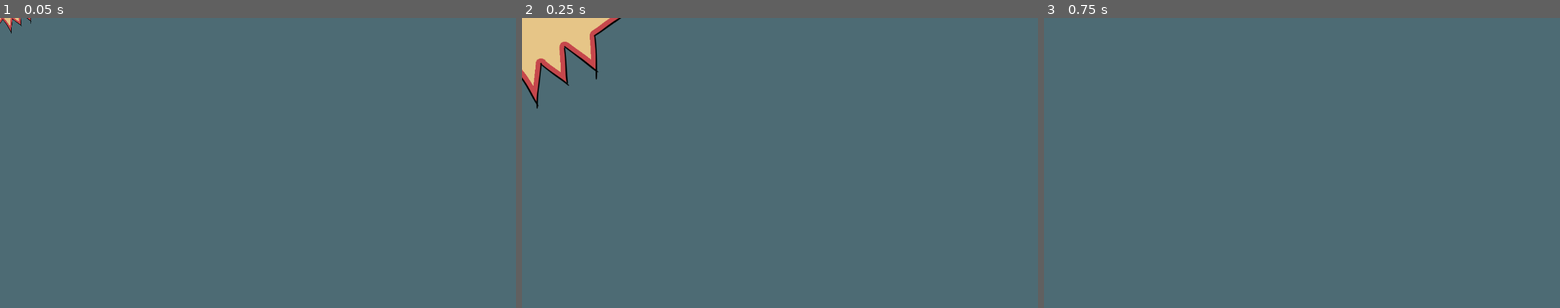
Above: before the commit, frames 1-3 (left to right).
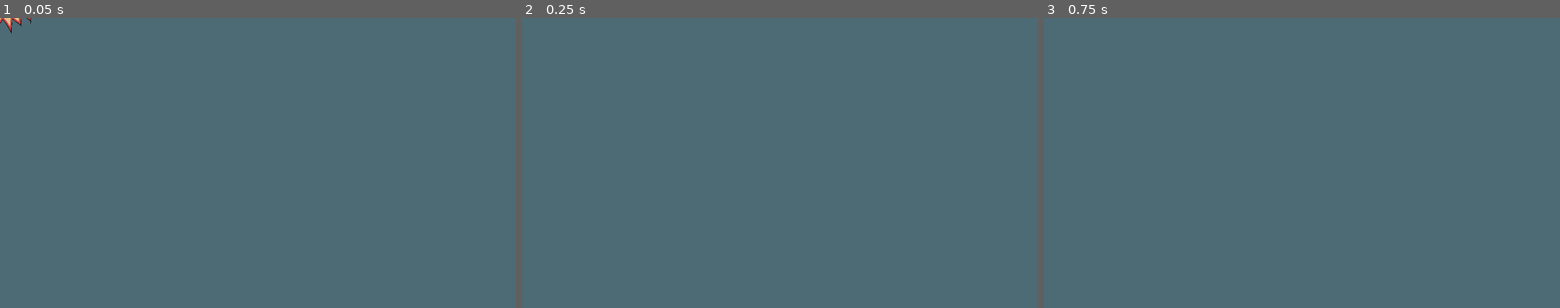
Above: after the commit, the same moments.

Repository: BeatMil/Animurun
Game: Godot game, scene res://Nodes/Hitboxes/explosion_hitbox.tscn
Two runs of this game, one before a commit and one after it. Both use one fixed random seed, a clock stepped at 60 frames per second and the inputs below. This scene is started directly instead of the project's main scene.
Inputs:
- Up to frame 1 (0.05 s): no input
- Up to frame 2 (0.25 s): no input
- Up to frame 3 (0.75 s): hold D (move_right) from 0.53 s (still down); hold J (attack) from 0.53 s (still down)

Frame 1 is identical in both runs. In frame 2, 3.0% of the frame differs, in the area x 0-20%, y 0-32%; in frame 3, nothing differs.

Commit message:
Nerf bomby's explosion_hitbox range

Diff:
--- a/Nodes/Bomby.tscn
+++ b/Nodes/Bomby.tscn
@@ -257,5 +257,10 @@
 position = Vector2(10, -49)
 texture = ExtResource("4_uehsa")
 
+[node name="TorqueTimer" type="Timer" parent="."]
+wait_time = 0.1
+one_shot = true
+
 [connection signal="body_entered" from="." to="." method="_on_body_entered"]
 [connection signal="screen_exited" from="VisibleOnScreenNotifier2D" to="." method="_on_visible_on_screen_notifier_2d_screen_exited"]
+[connection signal="timeout" from="TorqueTimer" to="." method="_on_torque_timer_timeout"]
--- a/Nodes/Hitboxes/explosion_hitbox.tscn
+++ b/Nodes/Hitboxes/explosion_hitbox.tscn
@@ -5,6 +5,33 @@
 
 [sub_resource type="RectangleShape2D" id="RectangleShape2D_3pcvt"]
 size = Vector2(625, 625)
+
+[sub_resource type="Animation" id="Animation_4fvvs"]
+length = 0.001
+tracks/0/type = "value"
+tracks/0/imported = false
+tracks/0/enabled = true
+tracks/0/path = NodePath("ExplosionBad:scale")
+tracks/0/interp = 1
+tracks/0/loop_wrap = true
+tracks/0/keys = {
+"times": PackedFloat32Array(0),
+"transitions": PackedFloat32Array(1),
+"update": 0,
+"values": [Vector2(1.8, 1.8)]
+}
+tracks/1/type = "value"
+tracks/1/imported = false
+tracks/1/enabled = true
+tracks/1/path = NodePath("ExplosionBad:modulate")
+tracks/1/interp = 1
+tracks/1/loop_wrap = true
+tracks/1/keys = {
+"times": PackedFloat32Array(0),
+"transitions": PackedFloat32Array(1),
+"update": 0,
+"values": [Color(1, 1, 1, 1)]
+}
 
 [sub_resource type="Animation" id="Animation_cchfa"]
 resource_name = "explode"
@@ -34,33 +61,6 @@
 "values": [Color(1, 1, 1, 1), Color(1, 0.694118, 0.694118, 1), Color(1, 1, 1, 1), Color(1, 0.694118, 0.694118, 1), Color(1, 1, 1, 1), Color(1, 0.694118, 0.694118, 1)]
 }
 
-[sub_resource type="Animation" id="Animation_4fvvs"]
-length = 0.001
-tracks/0/type = "value"
-tracks/0/imported = false
-tracks/0/enabled = true
-tracks/0/path = NodePath("ExplosionBad:scale")
-tracks/0/interp = 1
-tracks/0/loop_wrap = true
-tracks/0/keys = {
-"times": PackedFloat32Array(0),
-"transitions": PackedFloat32Array(1),
-"update": 0,
-"values": [Vector2(1.8, 1.8)]
-}
-tracks/1/type = "value"
-tracks/1/imported = false
-tracks/1/enabled = true
-tracks/1/path = NodePath("ExplosionBad:modulate")
-tracks/1/interp = 1
-tracks/1/loop_wrap = true
-tracks/1/keys = {
-"times": PackedFloat32Array(0),
-"transitions": PackedFloat32Array(1),
-"update": 0,
-"values": [Color(1, 1, 1, 1)]
-}
-
 [sub_resource type="AnimationLibrary" id="AnimationLibrary_akqmn"]
 _data = {
 "RESET": SubResource("Animation_4fvvs"),
@@ -76,7 +76,7 @@
 shape = SubResource("RectangleShape2D_3pcvt")
 
 [node name="Timer" type="Timer" parent="."]
-wait_time = 0.4
+wait_time = 0.2
 one_shot = true
 autostart = true
 
